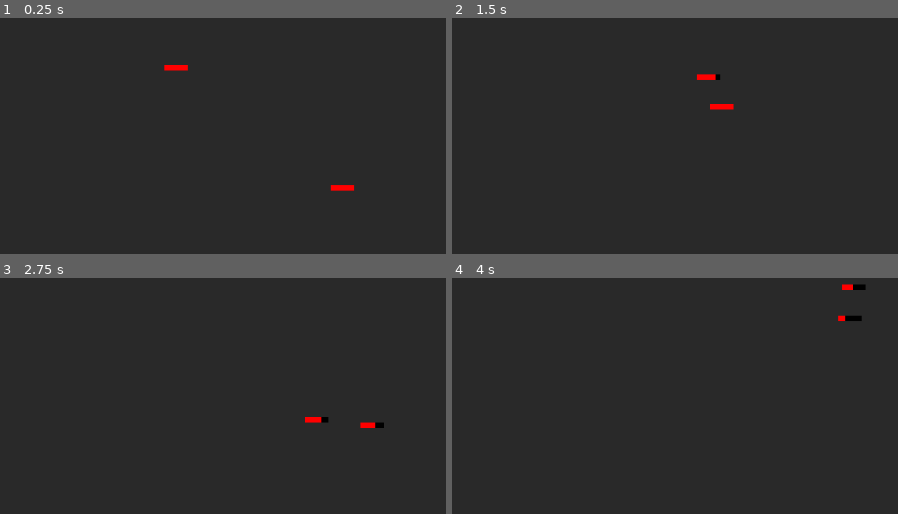
Above: before the commit, frames 1-4 (two rows, left to right).
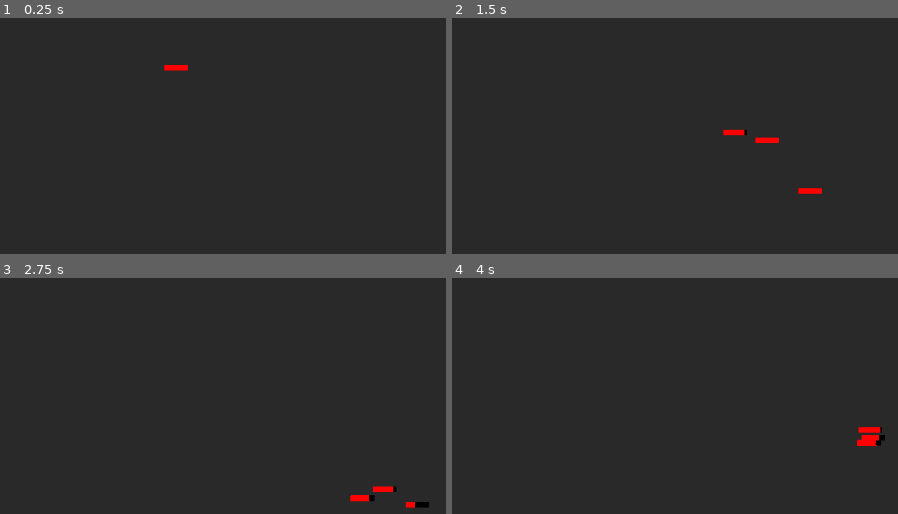
Above: after the commit, the same moments.

Repository: James-Fraser-Jones/scratch
Game: Godot game, scene res://scenes/main/main.tscn
The game is run twice, just before and just after one commit, with the same random seed, the same clock (stepped at 60 frames per second) and the same inputs.
Inputs (mouse positions are in pixels of both pictures, inside the frame that each line leads up to):
- Up to frame 1 (0.25 s): no input
- Up to frame 2 (1.5 s): tap Enter at 0.5 s; move the mouse to (764, 105) at 0.52 s; press the mouse at (764, 105) at 0.53 s; hold D (right) 0.53-1.28 s; tap P (spawn, bound only after the commit) at 0.8, 1.35 s; move the mouse to (outside the picture) at 1.27 s; release the mouse at (outside the picture) at 1.28 s; hold S (down) from 1.28 s (still down)
- Up to frame 3 (2.75 s): click (outside the picture) at 1.55 s; move the mouse to (218, 285) at 2.02 s; release S (down) at 2.03 s; press the mouse at (218, 285) at 2.03 s; hold D (right) from 2.03 s (still down); tap P (spawn, bound only after the commit) at 2.3 s
- Up to frame 4 (4 s): move the mouse to (550, 483) at 2.77 s; release D (right) at 2.78 s; release the mouse at (550, 483) at 2.78 s; hold W (up) 2.78-3.53 s; tap P (spawn, bound only after the commit) at 2.85, 3.8 s; click (550, 483) at 3.05 s; move the mouse to (831, 459) at 3.52 s; press the mouse at (831, 459) at 3.53 s; hold A (left) from 3.53 s (still down)

The runs differ from the first frame. In frame 1, 0.1% of the frame differs, in the area x 73-80%, y 70-74%; in frame 2, 0.7%, in the area x 54-83%, y 23-75%; in frame 3, 0.7%; in frame 4, 0.6%.
Error before the commit: Invalid get index '1' (on base: 'PoolVector2Array'). (res://scenes/main/enemy.gd:42)

Commit message:
oh lawd they comin

Diff:
--- a/project.godot
+++ b/project.godot
@@ -51,6 +51,11 @@
 "events": [ Object(InputEventMouseButton,"resource_local_to_scene":false,"resource_name":"","device":0,"alt":false,"shi …(212 unchanged characters)…
  ]
 }
+spawn={
+"deadzone": 0.5,
+"events": [ Object(InputEventKey,"resource_local_to_scene":false,"resource_name":"","device":0,"alt":false,"shift":false,"control":false,"meta":false,"command":false,"pressed":false,"scancode":0,"physical_scancode":80,"unicode":0,"echo":false,"script":null)
+ ]
+}
 
 [layer_names]
 
--- /dev/null
+++ b/scenes/enemy.tscn
@@ -0,0 +1,33 @@
+[gd_scene load_steps=4 format=2]
+
+[ext_resource path="res://scenes/main/enemy.gd" type="Script" id=1]
+[ext_resource path="res://resources/my_theme.tres" type="Theme" id=2]
+
+[sub_resource type="CircleShape2D" id=1]
+radius = 40.0
+
+[node name="enemy" type="KinematicBody2D" groups=["enemies"]]
+position = Vector2( 591, 258 )
+collision_layer = 4
+collision_mask = 3
+script = ExtResource( 1 )
+
+[node name="CollisionShape2D" type="CollisionShape2D" parent="."]
+shape = SubResource( 1 )
+
+[node name="health_bar" type="ProgressBar" parent="."]
+anchor_left = 0.5
+anchor_top = 1.0
+anchor_right = 0.5
+anchor_bottom = 1.0
+margin_left = -30.0
+margin_top = -65.0
+margin_right = 30.0
+margin_bottom = -51.0
+theme = ExtResource( 2 )
+step = 1.0
+value = 100.0
+percent_visible = false
+__meta__ = {
+"_edit_use_anchors_": false
+}
--- a/scenes/main/Enemy.gd
+++ b/scenes/main/Enemy.gd
@@ -6,6 +6,7 @@
 
 var nav : Navigation2D
 var player : KinematicBody2D
+var main : Node2D
 
 export var speed : int = 350
 export var attack_speed : float = 3
@@ -18,6 +19,7 @@
 	rng.randomize()
 	nav = $"../nav"
 	player = $"../player"
+	main = get_parent()
 
 func _physics_process(delta):
 	if attack_cur >= 0:
@@ -36,7 +38,7 @@
 				bullet.position = position
 				bullet.group = "players"
 				bullet.collision_mask = 3 #walls and players
-				get_parent().add_child(bullet)
+				main.add_child(bullet)
 				attack_cur = 0
 
 		var nav_pos = nav.get_simple_path(position, player.position)[1]
--- a/scenes/main/main.tscn
+++ b/scenes/main/main.tscn
@@ -1,9 +1,8 @@
-[gd_scene load_steps=10 format=2]
+[gd_scene load_steps=9 format=2]
 
 [ext_resource path="res://scenes/main/main.gd" type="Script" id=1]
 [ext_resource path="res://scenes/main/player.gd" type="Script" id=2]
 [ext_resource path="res://resources/my_theme.tres" type="Theme" id=3]
-[ext_resource path="res://scenes/main/enemy.gd" type="Script" id=4]
 
 [sub_resource type="CircleShape2D" id=1]
 radius = 40.0
@@ -36,32 +35,6 @@
 shape = SubResource( 1 )
 
 [node name="health_bar" type="ProgressBar" parent="player"]
-anchor_left = 0.5
-anchor_top = 1.0
-anchor_right = 0.5
-anchor_bottom = 1.0
-margin_left = -30.0
-margin_top = -65.0
-margin_right = 30.0
-margin_bottom = -51.0
-theme = ExtResource( 3 )
-step = 1.0
-value = 100.0
-percent_visible = false
-__meta__ = {
-"_edit_use_anchors_": false
-}
-
-[node name="enemy" type="KinematicBody2D" parent="." groups=["enemies"]]
-position = Vector2( 591, 258 )
-collision_layer = 4
-collision_mask = 3
-script = ExtResource( 4 )
-
-[node name="CollisionShape2D" type="CollisionShape2D" parent="enemy"]
-shape = SubResource( 1 )
-
-[node name="health_bar" type="ProgressBar" parent="enemy"]
 anchor_left = 0.5
 anchor_top = 1.0
 anchor_right = 0.5
--- a/scenes/main/player.gd
+++ b/scenes/main/player.gd
@@ -2,6 +2,7 @@
 
 var rng = RandomNumberGenerator.new()
 var bullet_scene = preload("res://scenes/bullet.tscn")
+var enemy_scene = preload("res://scenes/enemy.tscn")
 
 export var speed : int = 500
 export var attack_speed : float = 15
@@ -10,8 +11,18 @@
 var health : int = 100
 var attack_cur : float = -1
 
+var main : Node2D
+
 func _ready():
+	main = get_parent()
 	rng.randomize()
+
+func _input(event):
+	if event.is_action_pressed("spawn"):
+		var enemy = enemy_scene.instance()
+		enemy.position = Vector2(600, 250)
+		enemy.add_to_group("enemies")
+		main.add_child(enemy)
 
 func _physics_process(delta):
 	if attack_cur >= 0:
@@ -27,7 +38,7 @@
 		bullet.position = position
 		bullet.group = "enemies"
 		bullet.collision_mask = 5 #walls and enemies
-		get_parent().add_child(bullet)
+		main.add_child(bullet)
 		attack_cur = 0
 
 	var move : Vector2 = lrud() * speed * delta
